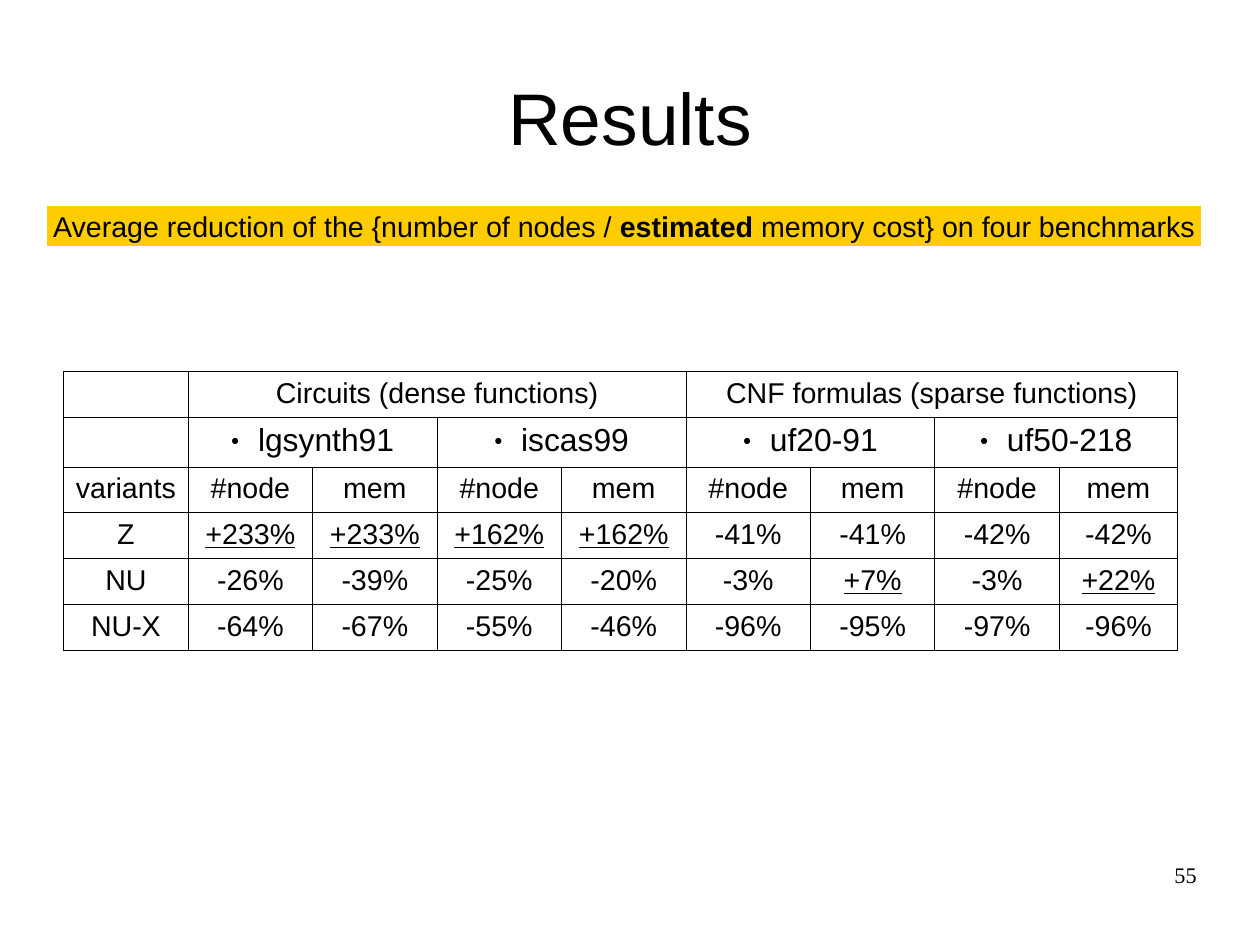
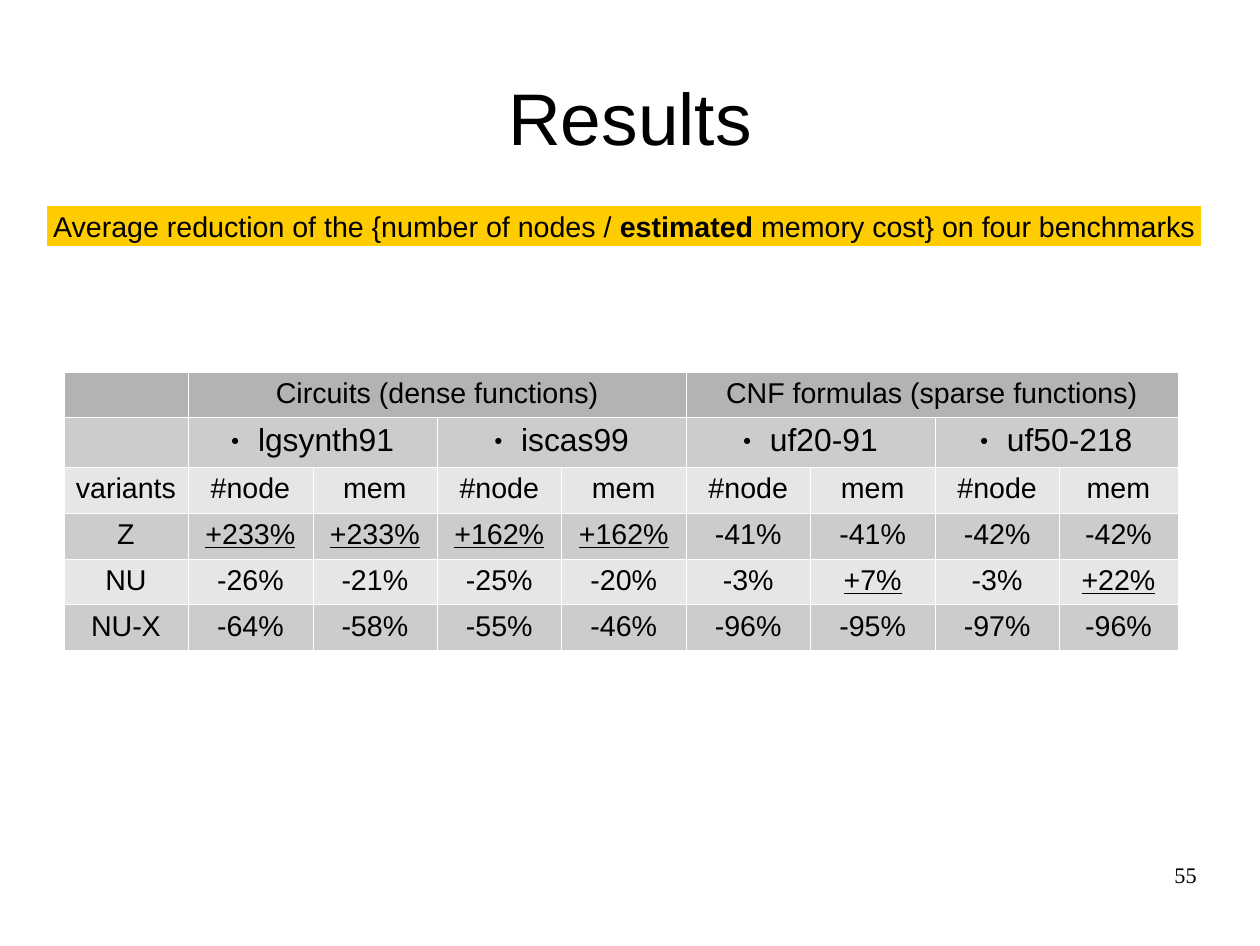
Before and after one commit to FenouilletLucas/DAGaml, a slide deck: slide 55 of doc/2017-06-22-odp-talk/final.odp. Drawn at 1260x946 pixels with LibreOffice and Linux fonts; fonts in the diff are those of the drawing. Boxes give left, top, right and bottom in pixels: in the first picture for what was removed or moved away, otherwise in the second. Text is boxed around its words. In the diff, an @@ line names an element or a change of style, - is before the commit and + after.

```diff
--- a/doc/2017-06-22-odp-talk/final.odp
+++ b/doc/2017-06-22-odp-talk/final.odp
@@ table at bbox=[64, 372, 1179, 641] @@
-row 5, column 3: -39%
+row 5, column 3: -21%
-row 6, column 3: -67%
+row 6, column 3: -58%
@@ fill none to #B3B3B3 in 2 cells @@
@@ fill none to #CCCCCC in 22 cells @@
@@ fill none to #E6E6E6 in 18 cells @@
@@ borders changed @@
```
Also in this commit, not shown: 2 other slides changed, 18 other files.
